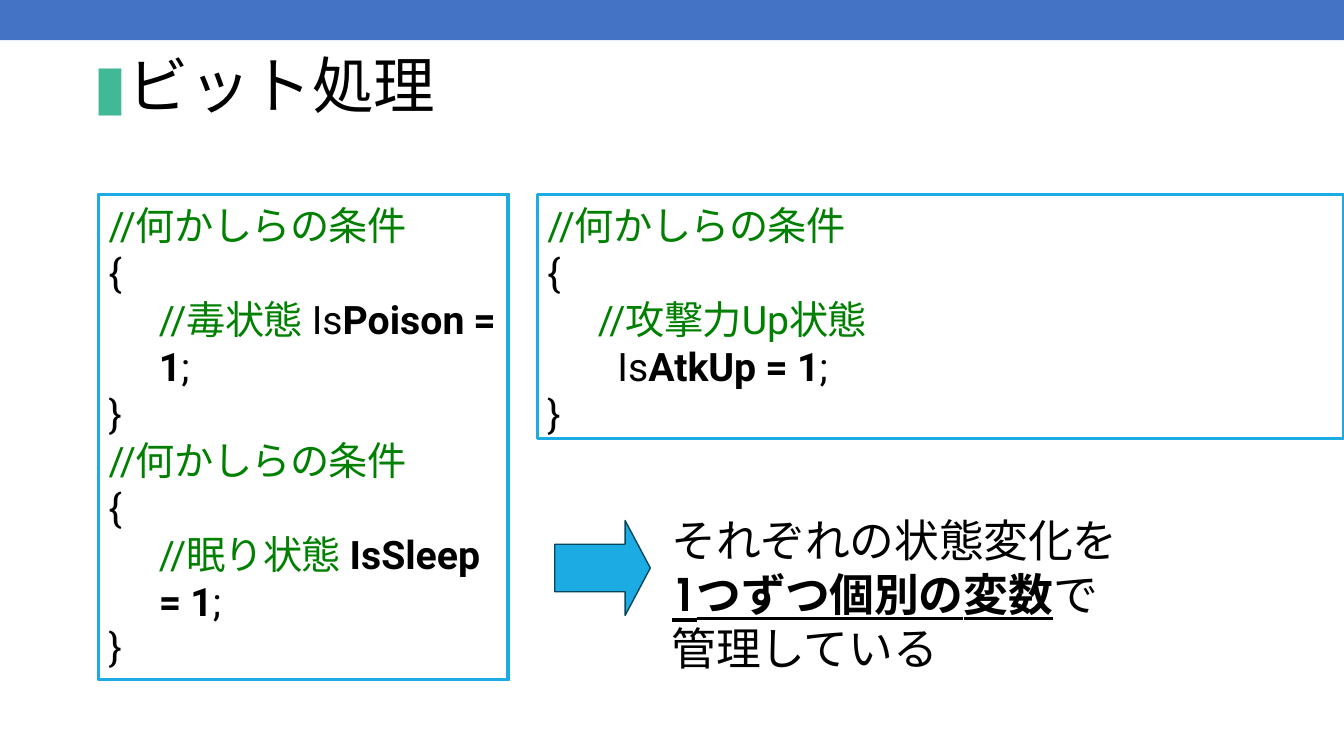
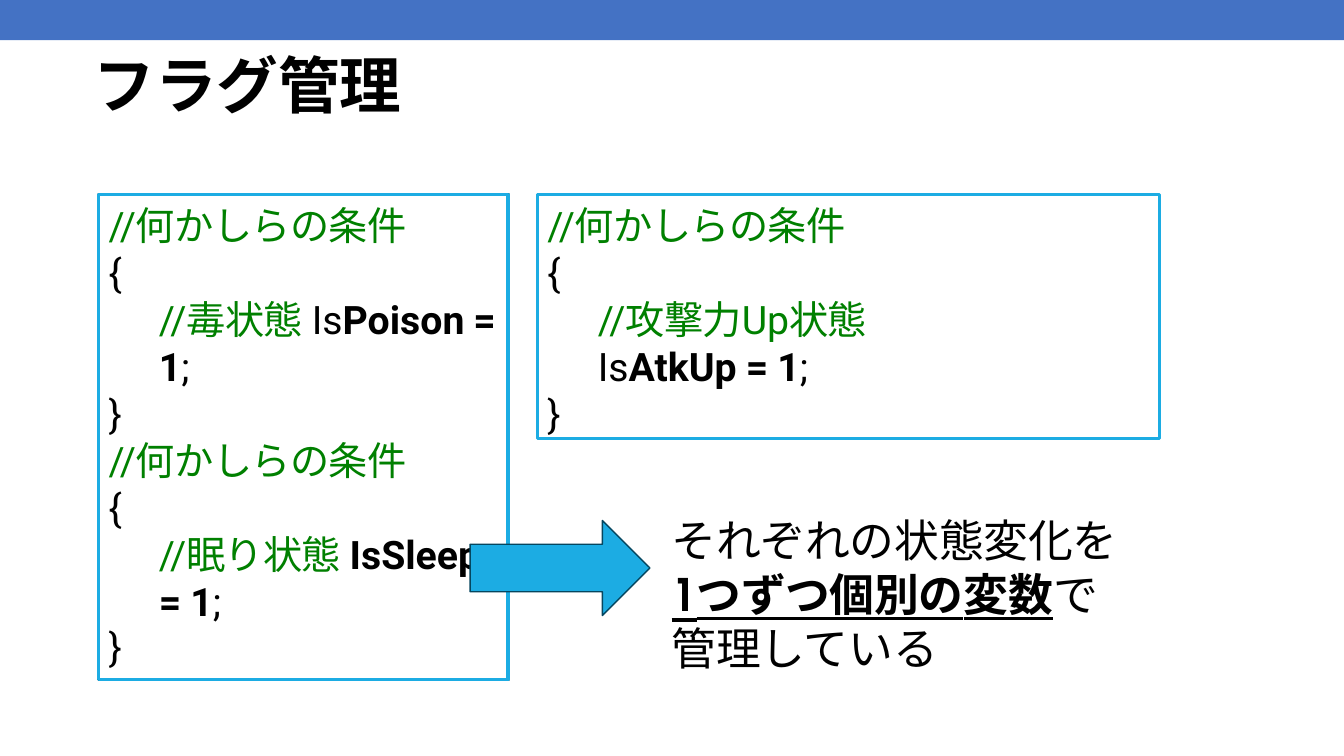
Before and after one commit to kic-murata/cpp2025, a slide deck: slide 3 of 授業資料/授業資料：ビット処理.pptx. Drawn at 1344x756 pixels with LibreOffice and Linux fonts; fonts in the diff are those of the drawing. Boxes give left, top, right and bottom in pixels: in the first picture for what was removed or moved away, otherwise in the second. Text is boxed around its words. In the diff, an @@ line names an element or a change of style, - is before the commit and + after.

```diff
--- a/授業資料/授業資料：ビット処理.pptx
+++ b/授業資料/授業資料：ビット処理.pptx
@@ title at bbox=[94, 55, 402, 114]: text changed; font Roboto to Noto Sans CJK JP; bold on @@
-▮ビット処理
+フラグ管理
@@ rectangle "//何かしらの条件": place and size @@
-rectangle "//何かしらの条件" at bbox=[537, 195, 1344, 439]
+rectangle "//何かしらの条件" at bbox=[537, 195, 1159, 439]
@@ text in rectangle at bbox=[598, 301, 867, 389]: text changed @@
-//攻撃力Up状態 IsAtkUp = 1;
+//攻撃力Up状態
+IsAtkUp = 1;
@@ freeform shape: place and size @@
-freeform shape at bbox=[555, 520, 650, 615]
+freeform shape at bbox=[470, 520, 650, 615]
@@ freeform shape: place and size @@
-freeform shape at bbox=[555, 520, 650, 615]
+freeform shape at bbox=[470, 520, 650, 615]
```
Also in this commit, not shown: 12 other slides changed, 12 slides added, 4 other files.
